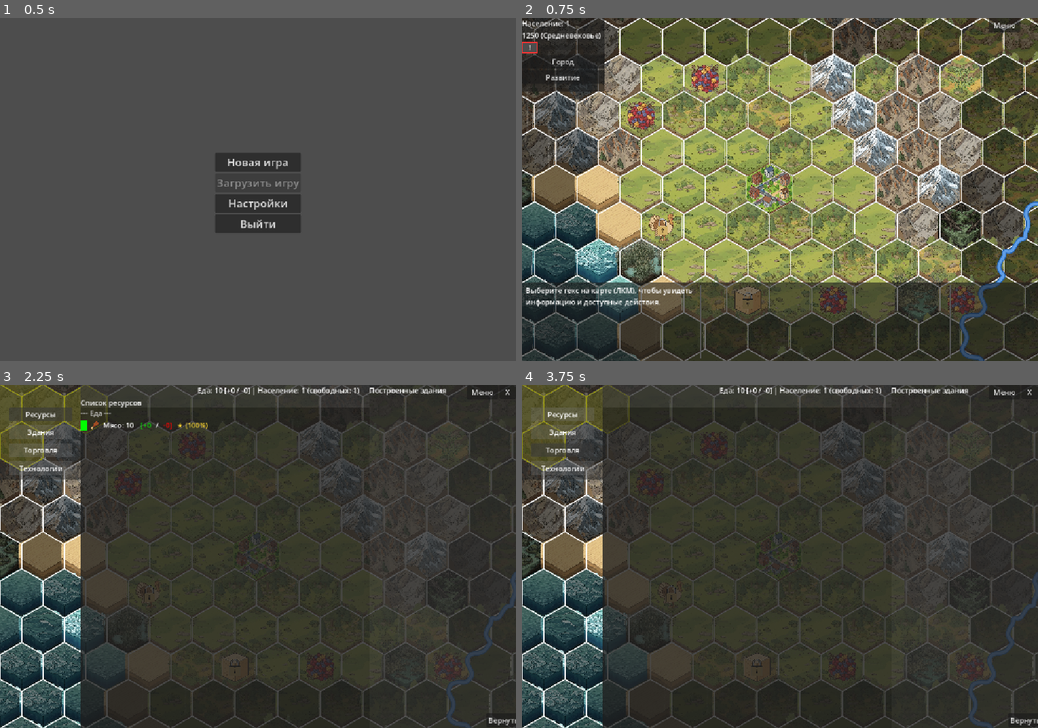
Above: before the commit, frames 1-4 (two rows, left to right).
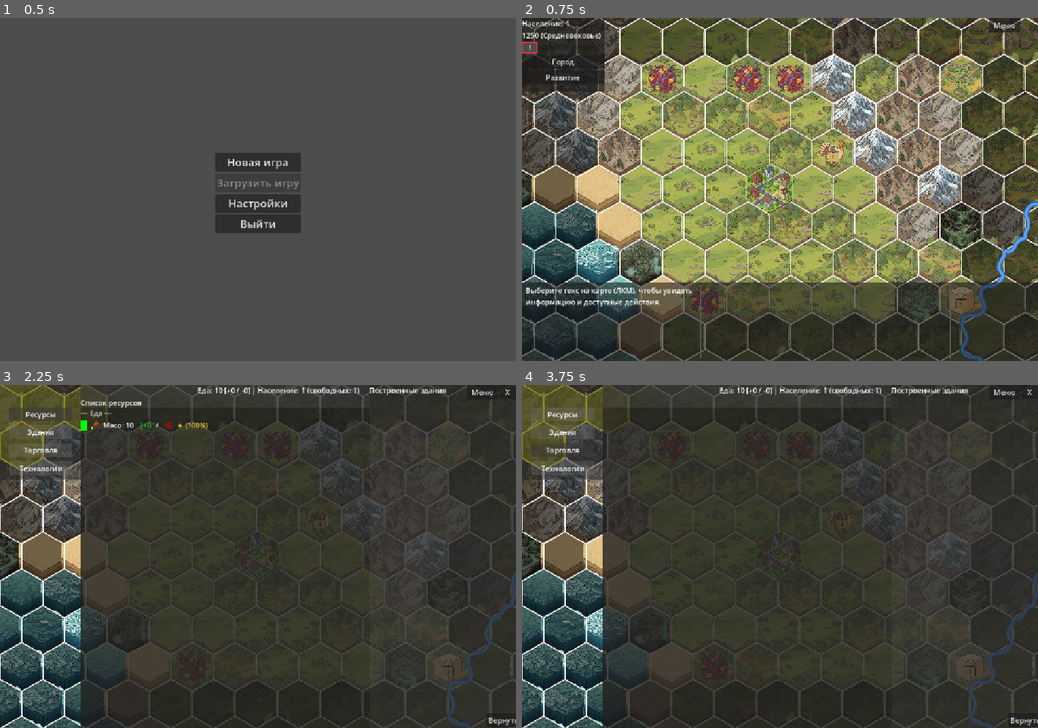
Above: after the commit, the same moments.

Repository: Night-Pryanik/The-City
Game: Godot game, scene res://scenes/main_menu.tscn
Two runs of this game, one before a commit and one after it. Both use one fixed random seed, a clock stepped at 60 frames per second and the inputs below.
Inputs (mouse positions are in pixels of both pictures, inside the frame that each line leads up to):
- Up to frame 1 (0.5 s): no input
- Up to frame 2 (0.75 s): click "Новая игра" at 0.5 s
- Up to frame 3 (2.25 s): click (10, 415) at 1.25 s; click "Ресурсы" at 2 s
- Up to frame 4 (3.75 s): click "Здания" at 2.75 s; click "Торговля" at 3.5 s

Frame 1 is identical in both runs. In frame 2, 3.5% of the frame differs, in the area x 20-88%, y 13-87%; in frame 3, 0.5%; in frame 4, 0.5%.

Commit message:
Пристань -> рыбацкие лодки -> сырая рыба -> коптильня -> рыба (еда)

Diff:
--- a/data/buildings.json
+++ b/data/buildings.json
@@ -183,6 +183,16 @@
       "production_slots": 1.0,
       "unlock_tech": "writing",
       "default_recipes": [ "papyrus" ]
+    },
+    {
+      "id": "smokehouse",
+      "name": "Коптильня",
+      "description": "Производство копчёной рыбы.",
+      "work_cost": 40,
+      "icon": "smokehouse.png",
+      "production_slots": 1.0,
+      "unlock_tech": "fishing",
+      "default_recipes": [ "fish" ]
     }
   ]
 }
--- a/data/crafts.json
+++ b/data/crafts.json
@@ -279,6 +279,16 @@
       "time": 5.0,
       "unlock_tech": "fishing",
       "description": "Создает лодку из тростника"
+    },
+    {
+      "id": "fish",
+      "name": "Копчение рыбы",
+      "produced_in": [ "smokehouse" ],
+      "resources": { "raw_fish": 1 },
+      "result": { "fish": 1 },
+      "time": 5.0,
+      "unlock_tech": "fishing",
+      "description": "Коптит рыбу для длительного хранения"
     }
   ]
 }
--- a/data/improvements.json
+++ b/data/improvements.json
@@ -96,12 +96,35 @@
       "unlock_tech": "soda_extraction"
     },
     {
-      "id": "salt_pond",
-      "name": "Соляный пруд",
-      "icon": "salt_pond.png",
-      "color": [ 255, 255, 200 ],
-      "work_cost": 30,
-      "unlock_tech": "salt_extraction"
+      // Пристань — «ключ» к водным ресурсам конкретного водоёма. Строится на
+      // ПУСТОМ прибрежном гексе (суша рядом с lake/sea) через панель управления.
+      // После постройки все ресурсы этого водоёма (находятся flood-fill по воде,
+      // см. MapHelpers.has_harbor_access) становятся доступны для эксплуатации:
+      // на них можно строить улучшения с флагом requires_harbor (сейчас —
+      // fishing_boats). Для каждого водоёма нужна СВОЯ пристань. Доступ
+      // вычисляется динамически (BFS по воде), поэтому при сносе пристани
+      // ресурсы водоёма снова становятся недоступными для НОВЫХ построек.
+      "id": "harbor",
+      "name": "Пристань",
+      "icon": "harbor.png",
+      "color": [ 139, 90, 43 ],
+      "work_cost": 25,
+      "unlock_tech": "fishing",
+      // Маркер: это улучшение открывает водные ресурсы своего водоёма.
+      "water_body_harbor": true
+    },
+    {
+      // Рыбацкие лодки — добывают рыбу. Строить можно ТОЛЬКО на гексах с рыбным
+      // ресурсом, принадлежащих водоёму, на котором есть пристань (см. флаги
+      // water_body_harbor у пристани и has_harbor_access в map_helpers.gd).
+      "id": "fishing_boats",
+      "name": "Рыбацкие лодки",
+      "icon": "fishing_boats.png",
+      "color": [ 70, 130, 180 ],
+      "work_cost": 15,
+      "unlock_tech": "fishing",
+      // Маркер: для постройки требуется пристань на этом же водоёме.
+      "requires_harbor": true
     }
   ]
 }
--- a/data/products/food.json
+++ b/data/products/food.json
@@ -36,6 +36,7 @@
       "type": "product",
       "category": "food",
       "icon": "foraged_food.png"
-    }
+    },
+    { "id": "fish", "name": "Рыба", "type": "product", "category": "food", "icon": "fish.png" }
   ]
 }
--- a/data/products/other.json
+++ b/data/products/other.json
@@ -1,48 +1,31 @@
 {
-    "resources": [
-        {
-            "id": "raw_meat",
-            "name": "Сырое мясо",
-            "type": "product",
-            "category": "material",
-            "icon": "raw_meat.png"
-        },
-        {
-            "id": "raw_milk",
-            "name": "Сырое молоко",
-            "type": "product",
-            "category": "material",
-            "icon": "raw_milk.png"
-        },
-        {
-            "id": "feed",
-            "name": "Корм",
-            "type": "product",
-            "category": "material",
-            "unlock_tech": "animal_husbandry",
-            "unlock_improvement": "pasture",
-            "icon": "feed.png"
-        },
-        {
-            "id": "tulips",
-            "name": "Тюльпаны",
-            "type": "product",
-            "category": "other",
-            "icon": "tulips.png"
-        },
-        {
-            "id": "roses",
-            "name": "Розы",
-            "type": "product",
-            "category": "other",
-            "icon": "roses.png"
-        },
-        {
-            "id": "chamomile",
-            "name": "Ромашки",
-            "type": "product",
-            "category": "other",
-            "icon": "chamomile.png"
-        }
-    ]
+  "resources": [
+    { "id": "raw_meat", "name": "Сырое мясо", "type": "product", "category": "material", "icon": "raw_meat.png" },
+    {
+      "id": "raw_milk",
+      "name": "Сырое молоко",
+      "type": "product",
+      "category": "material",
+      "icon": "raw_milk.png"
+    },
+    {
+      "id": "raw_fish",
+      "name": "Сырая рыба",
+      "type": "product",
+      "category": "material",
+      "icon": "raw_fish.png"
+    },
+    {
+      "id": "feed",
+      "name": "Корм",
+      "type": "product",
+      "category": "material",
+      "unlock_tech": "animal_husbandry",
+      "unlock_improvement": "pasture",
+      "icon": "feed.png"
+    },
+    { "id": "tulips", "name": "Тюльпаны", "type": "product", "category": "other", "icon": "tulips.png" },
+    { "id": "roses", "name": "Розы", "type": "product", "category": "other", "icon": "roses.png" },
+    { "id": "chamomile", "name": "Ромашки", "type": "product", "category": "other", "icon": "chamomile.png" }
+  ]
 }
--- a/data/resources/animals.json
+++ b/data/resources/animals.json
@@ -401,6 +401,40 @@
       "time_to_mature": 20.0,
       "icon": "pigeon.png",
       "color": [ 150, 150, 150 ]
+    },
+    {
+      "id": "freshwater_fish",
+      "name": "Рыба",
+      "type": "raw",
+      "category": "animals",
+      "group": "fish",
+      "subgroup": "fish",
+      "tech_required": "fishing",
+      "allowed_terrain": [ "lake" ],
+      "allowed_cover": [ "none" ],
+      "improved_by": "fishing_boats",
+      "produces": { "raw_fish": 1 },
+      "feed_consumption": 0,
+      "time_to_mature": 0,
+      "icon": "freshwater_fish.png",
+      "color": [ 0, 100, 200 ]
+    },
+    {
+      "id": "sea_fish",
+      "name": "Рыба",
+      "type": "raw",
+      "category": "animals",
+      "group": "fish",
+      "subgroup": "fish",
+      "tech_required": "fishing",
+      "allowed_terrain": [ "sea" ],
+      "allowed_cover": [ "none" ],
+      "improved_by": "fishing_boats",
+      "produces": { "raw_fish": 1 },
+      "feed_consumption": 0,
+      "time_to_mature": 0,
+      "icon": "sea_fish.png",
+      "color": [ 0, 50, 150 ]
     }
   ]
 }
--- a/data/technologies/ancient.json
+++ b/data/technologies/ancient.json
@@ -51,8 +51,8 @@
       "era": "ancient",
       "science_cost": 3.0,
       "icon": "fish.svg",
-      "description": "Пока не даёт ничего.",
-      "flavor": "Рыболовство — одно из древнейших занятий человека, но его время ещё не пришло."
+      "description": "Даёт возможность строить пристань и рыбацкие лодки.",
+      "flavor": "Рыболовство — одно из древнейших занятий человека, которое позволило получать пищу из воды."
     },
     {
       "id": "metal_processing",
--- a/scripts/control_panel.gd
+++ b/scripts/control_panel.gd
@@ -336,6 +336,13 @@
                     var tech_name2 = _get_tech_name(raw["tech_required"])
                     enabled = false
                     tooltip = "%s (%s) — нужна технология: %s" % [imp_name, raw_name, tech_name2]
+                # Схема harbor_access: улучшения с requires_harbor (рыбацкие лодки)
+                # строятся только на водоёме, где есть пристань. BFS по воде от
+                # этого гекса ищет сушу с water_body_harbor-улучшением.
+                elif bool(imp_data.get("requires_harbor", false)) \
+                        and not MapHelpers.has_harbor_access(main_map.tile_data, row, col, main_map.map_rows, main_map.map_cols):
+                    enabled = false
+                    tooltip = "%s — нужна Пристань на берегу этого водоёма" % imp_name
                 # Проверка: лимит строек.
                 elif build_manager.get_total_active_builds() >= CityData.total_population:
                     enabled = false
@@ -406,10 +413,33 @@
                     "icon": GameData.improvements.get("farm", {}).get("icon", "")
                 })
 
-    # 3. Спец-действия (вырубка леса, сбор дикоросов и т.п.).
+    # 3. Пристань (схема harbor_access): открывает водные ресурсы конкретного
+    #    водоёма. Предлагается на пустом прибрежном гексе (суша с соседом lake/sea,
+    #    не гора). После постройки рыба этого водоёма становится доступной для
+    #    рыбацких лодок (см. has_harbor_access в map_helpers.gd).
+    if tile.resource == null and tile.get("crop_bred", null) == null \
+            and tile.terrain != "mountain" and not MapHelpers.is_water_terrain(tile.terrain) \
+            and CityData.is_improvement_unlocked("harbor") \
+            and MapHelpers.is_coastal_hex(main_map.tile_data, row, col, main_map.map_rows, main_map.map_cols):
+        var harbor_name = GameData.improvements.get("harbor", {}).get("name", "harbor")
+        var harbor_enabled = true
+        var harbor_tooltip = "Построить %s — откроет водные ресурсы этого водоёма" % harbor_name
+        if build_manager.get_total_active_builds() >= CityData.total_population:
+            harbor_enabled = false
+            harbor_tooltip = "Нет труда: лимит строек (число жителей) исчерпан"
+        actions.append({
+            "type": "build_improvement",
+            "label": "Построить %s" % harbor_name,
+            "enabled": harbor_enabled,
+            "tooltip": harbor_tooltip,
+            "imp_id": "harbor",
+            "icon": GameData.improvements.get("harbor", {}).get("icon", "")
+        })
+
+    # 4. Спец-действия (вырубка леса, сбор дикоросов и т.п.).
     _add_special_actions(actions, row, col, tile)
 
-    # 4. Если идёт стройка — отмена.
+    # 5. Если идёт стройка — отмена.
     if build_manager.is_building(row, col):
         actions.append({
             "type": "cancel_build",
--- a/scripts/map_helpers.gd
+++ b/scripts/map_helpers.gd
@@ -671,3 +671,77 @@
     var hex = possible[randi() % possible.size()]
     tile_data[hex.row][hex.col]["resource"] = chosen_id
     tile_data[hex.row][hex.col]["quality"] = GameData.roll_quality()
+
+
+## --- Водные ресурсы и пристани (схема harbor_access) ---
+##
+## Водные ресурсы (пресноводная и морская рыба) доступны для эксплуатации
+## ТОЛЬКО после постройки улучшения «Пристань» (harbor, см. improvements.json,
+## флаг water_body_harbor) на прибрежном гексе конкретного водоёма. Каждый
+## водоём (связная область воды одного типа — lake или sea) требует СВОЮ
+## пристань: доступ вычисляется flood-fill'ом (BFS) по воде от гекса ресурса.
+
+# Типы местности, считающиеся водой для схемы harbor_access.
+const WATER_TERRAINS := ["lake", "sea"]
+
+## Является ли тип местности водным (озеро/море).
+static func is_water_terrain(terrain_id: String) -> bool:
+    return terrain_id in WATER_TERRAINS
+
+## Есть ли у гекса (row, col) сосед-вода (lake/sea). Гекс сам может быть любым:
+## проверка типа гекса — забота вызывающего кода.
+static func is_coastal_hex(tile_data: Array, row: int, col: int, map_rows: int, map_cols: int) -> bool:
+    if row < 0 or row >= map_rows or col < 0 or col >= map_cols:
+        return false
+    for n in HexUtils.get_neighbors_odd_r(row, col, map_rows, map_cols):
+        var nt = tile_data[n.row][n.col]
+        if nt == null:
+            continue
+        if is_water_terrain(nt.get("terrain", "")):
+            return true
+    return false
+
+## Есть ли у водного ресурса на гексе (row, col) доступ до пристани ЕГО водоёма.
+## Логика: BFS/flood-fill от гекса ресурса по связным водным гексам ТОГО ЖЕ
+## типа (озеро не соединяется с морем — это разные водоёмы). Если среди соседей
+## любого посещённого водного гекса найдется суша с улучшением-пристанью
+## (water_body_harbor == true в improvements.json) — путь есть, ресурс доступен.
+## Вычисляется динамически, без кэша: снос пристани мгновенно закрывает доступ,
+## инвалидация состояния не требуется.
+static func has_harbor_access(tile_data: Array, row: int, col: int, map_rows: int, map_cols: int) -> bool:
+    if row < 0 or row >= map_rows or col < 0 or col >= map_cols:
+        return false
+    var start = tile_data[row][col]
+    if start == null:
+        return false
+    var terrain_id: String = start.get("terrain", "")
+    # Работаем только от водных гексов (рыба лежит на lake/sea).
+    if not is_water_terrain(terrain_id):
+        return false
+
+    var visited := {}
+    var queue := [{"row": row, "col": col}]
+    visited[row * map_cols + col] = true
+    while not queue.is_empty():
+        var cur = queue.pop_front()
+        for n in HexUtils.get_neighbors_odd_r(cur.row, cur.col, map_rows, map_cols):
+            var key: int = n.row * map_cols + n.col
+            if visited.has(key):
+                continue
+            var nt = tile_data[n.row][n.col]
+            if nt == null:
+                continue
+            if is_water_terrain(nt.get("terrain", "")):
+                # Тот же водоём продолжается — идём дальше только если тип совпадает
+                # (не перетекаем из озера в море).
+                if nt.get("terrain", "") == terrain_id:
+                    visited[key] = true
+                    queue.push_back(n)
+                continue
+            # Суша: проверяем, стоит ли на ней пристань этого водоёма.
+            var imp_id = nt.get("improvement", null)
+            if imp_id != null and imp_id != "":
+                var imp_data: Dictionary = GameData.improvements.get(imp_id, {})
+                if bool(imp_data.get("water_body_harbor", false)):
+                    return true
+    return false
Not shown, changed: docs.md
